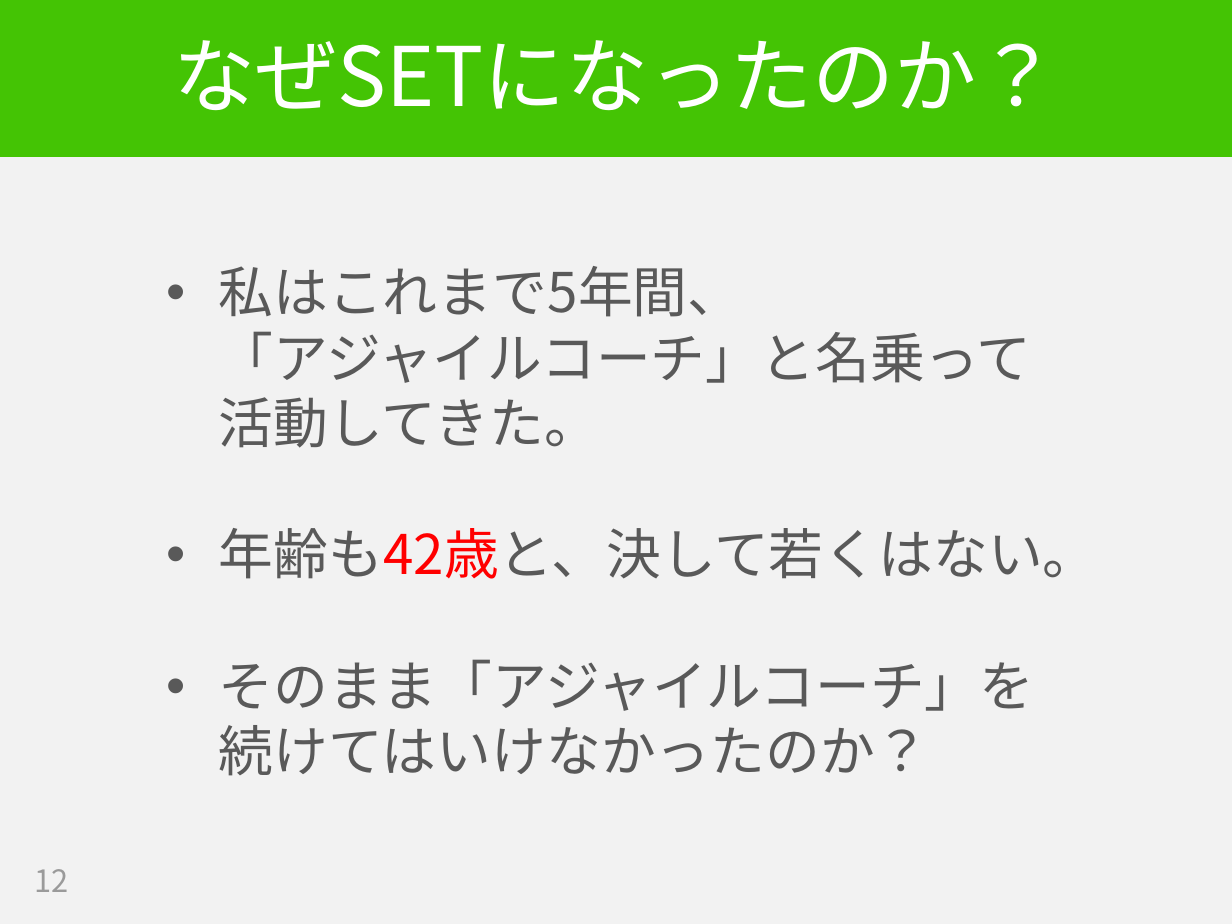
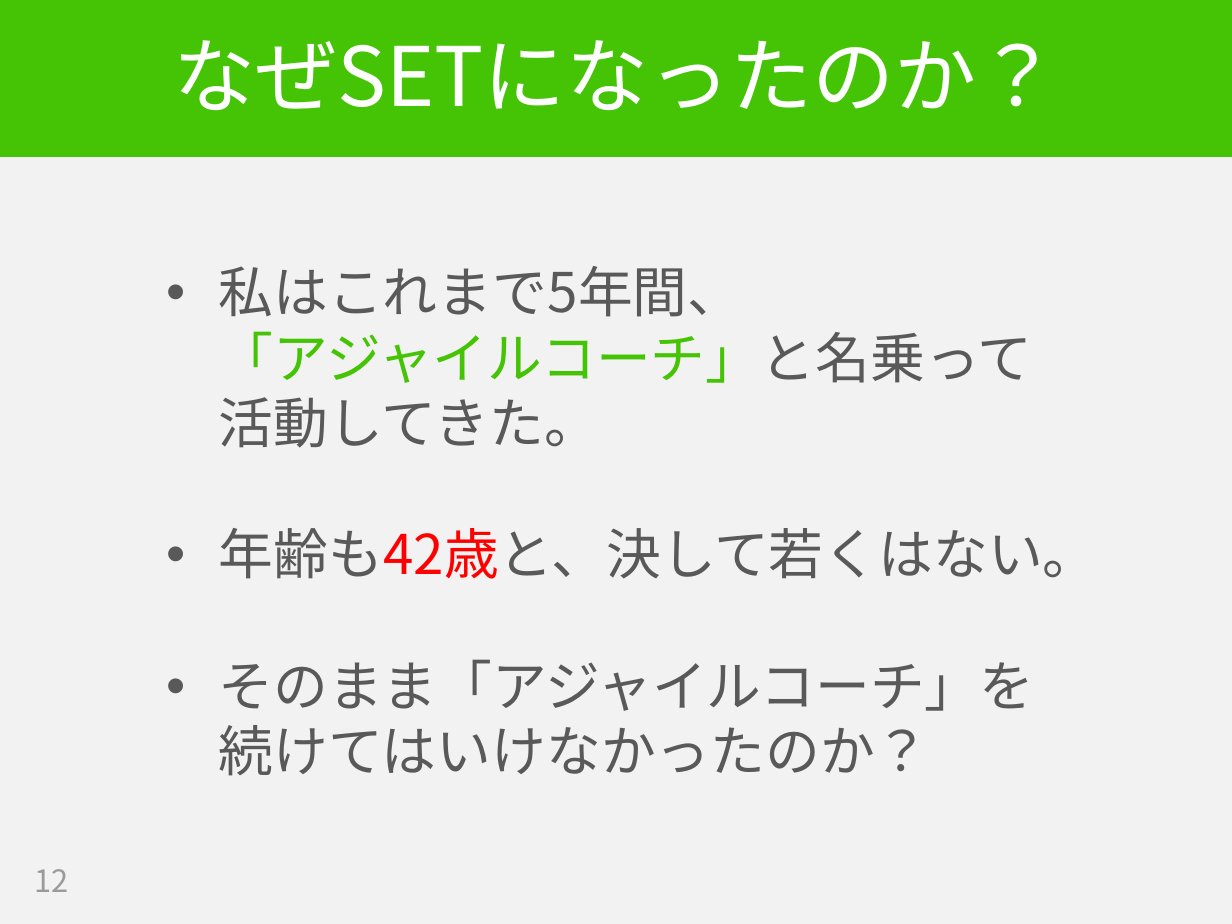
Before and after one commit to hageyahhoo/RSGT2018, a slide deck: slide 12 of SET_at_LINE_ja.pptx. Drawn at 1232x924 pixels with LibreOffice and Linux fonts; fonts in the diff are those of the drawing. Boxes give left, top, right and bottom in pixels: in the first picture for what was removed or moved away, otherwise in the second. Text is boxed around its words. In the diff, an @@ line names an element or a change of style, - is before the commit and + after.

```diff
--- a/SET_at_LINE_ja.pptx
+++ b/SET_at_LINE_ja.pptx
@@ text at (219,331,1032,383): text colour #595959 to #44C404 in "「アジャイルコーチ」と名乗って" @@
```
Also in this commit, not shown: 7 other slides changed, 16 slides added, 4 slides removed.
